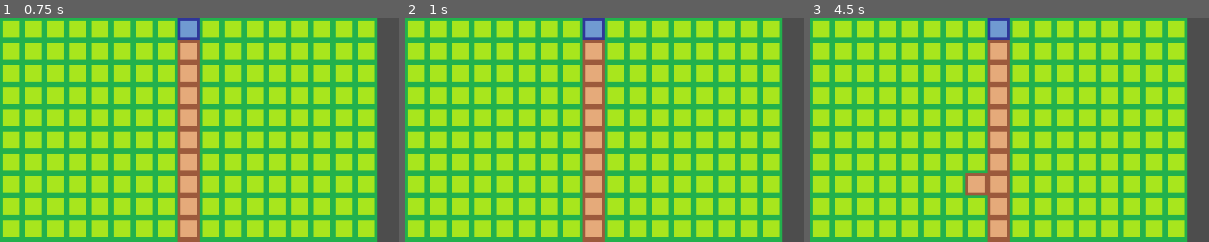
Above: before the commit, frames 1-3 (left to right).
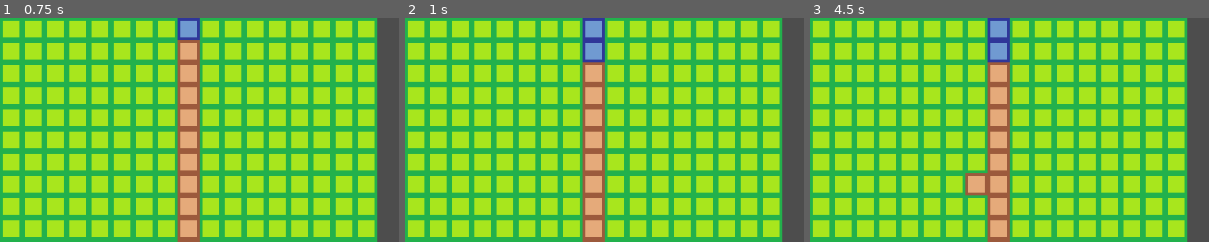
Above: after the commit, the same moments.

Repository: sho16ogura/cs292team5
Game: Godot game, scene res://mainGame.tscn
Same seed, same stepped clock (60 frames per second), same inputs: the game is played once before the commit and once after it.
Inputs (mouse positions are % of the whole screen's width and height, from its top left):
- Up to frame 1 (0.75 s): tap Enter at 0.5 s; move the mouse to (72, 45) at 0.52 s; click (72, 45) at 0.6 s
- Up to frame 2 (1 s): no input
- Up to frame 3 (4.5 s): tap Space at 1.25, 2.75, 4.25 s; move the mouse to (30, 55) at 1.27 s; click (30, 55) at 1.35 s; tap Enter at 2, 3.5 s; move the mouse to (60, 28) at 2.02 s; click (60, 28) at 2.1 s; move the mouse to (45, 70) at 2.77 s; click (45, 70) at 2.85 s; move the mouse to (80, 65) at 3.52 s; click (80, 65) at 3.6 s; move the mouse to (20, 35) at 4.27 s; click (20, 35) at 4.35 s
The pictures show only the part of the screen within x 0-50%, y 0-50%; the shares and areas given below are measured in that part.

Frame 1 is identical in both runs. In frame 2, 0.6% of the frame differs, in the area x 44-51%, y 9-21%; in frame 3, 0.6%.

Commit message:
more waterflow code (nonfunctional)

Diff:
--- a/team5project/mainGame.gd
+++ b/team5project/mainGame.gd
@@ -111,13 +111,24 @@
 
 func _on_timer_timeout():
 
+	if tile_map.get_cell_atlas_coords(ground_layor, Vector2i(8, 0)) == Vector2i(1, 0):
+		tile_map.set_cell(ground_layor, Vector2i(8,0), 0, Vector2i(3,0))
+	elif tile_map.get_cell_atlas_coords(ground_layor, Vector2i(8, 0)) == Vector2i(3, 0):
+		tile_map.set_cell(ground_layor, Vector2i(8,1), 0, Vector2i(3,0))
+
 	for row in 15:
 		for col in 11:
 			var temp_vec = Vector2i(row + 1, col + 1)
+			print(temp_vec)
 			if tile_map.get_cell_atlas_coords(ground_layor, temp_vec) == Vector2i(2, 0):
-				pass
+				if tile_map.get_cell_altas_coords(ground_layor, tile_map.get_neighbor_cell(temp_vec, 4)) == Vector2i(1,0):
+					tile_map.set_cell(ground_layor, tile_map.get_neighbor_cell(temp_vec, 4), 0, Vector2i(3,0))
+				elif tile_map.get_cell_altas_coords(ground_layor, tile_map.get_neighbor_cell(temp_vec, 8)) == Vector2i(1,0):
+					tile_map.set_cell(ground_layor, tile_map.get_neighbor_cell(temp_vec, 8), 0, Vector2i(3,0))
+				elif tile_map.get_cell_altas_coords(ground_layor, tile_map.get_neighbor_cell(temp_vec, 0)) == Vector2i(1,0):
+					tile_map.set_cell(ground_layor, tile_map.get_neighbor_cell(temp_vec, 0), 0, Vector2i(3,0))
 
-	var pos = Vector2i(8, temp_count/100) #temp_count is divided by 100 to make things slower
-	var source_id = 0
-	var atlas_coord = Vector2i(3, 0) #river tile
-	tile_map.set_cell(ground_layor, pos, source_id, atlas_coord) #place water from the top to bottom
+	#var pos = Vector2i(8, temp_count/100) #temp_count is divided by 100 to make things slower
+	#var source_id = 0
+	#var atlas_coord = Vector2i(3, 0) #river tile
+	#tile_map.set_cell(ground_layor, pos, source_id, atlas_coord) #place water from the top to bottom
